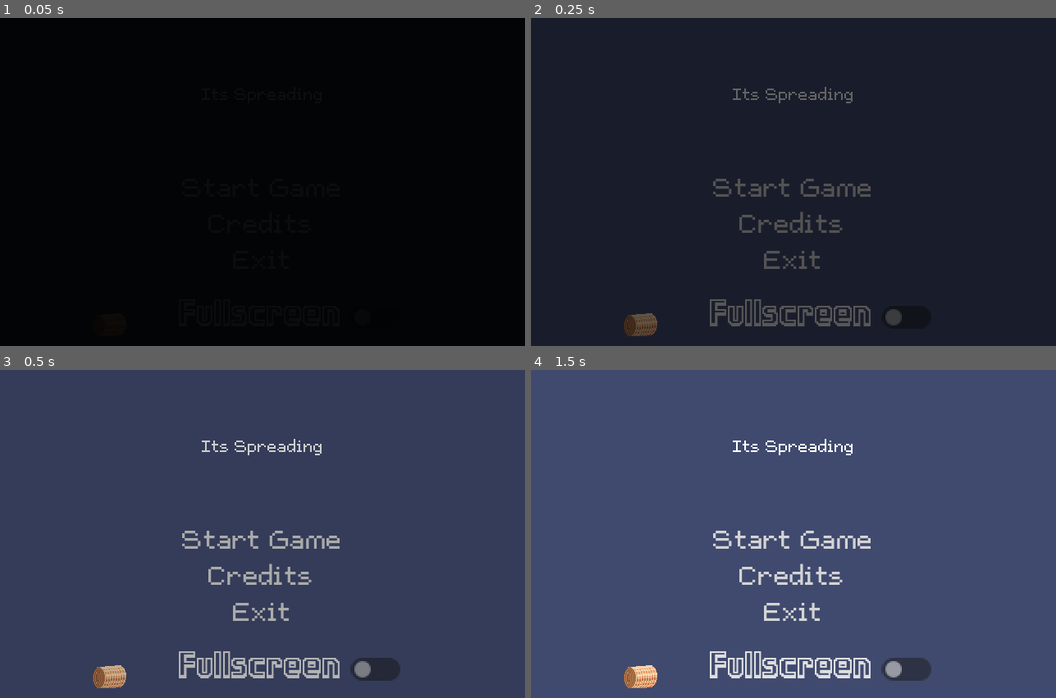
Above: before the commit, frames 1-4 (two rows, left to right).
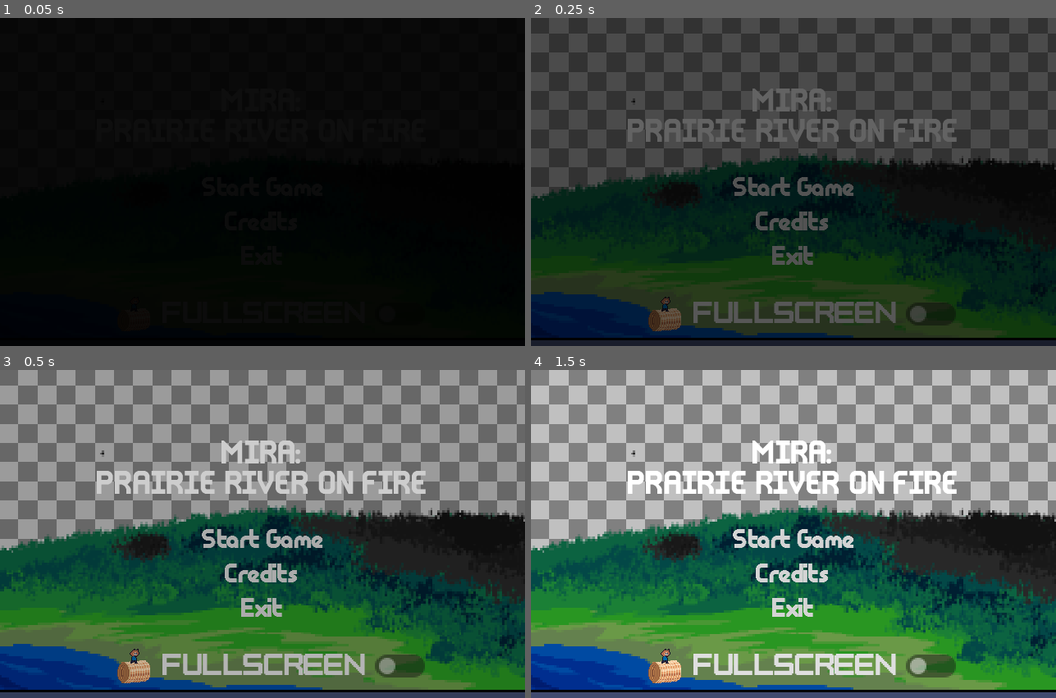
Above: after the commit, the same moments.

Repository: ColtonPhillips/its-spreading
Game: Godot game, scene res://scenes/gui/main_menu/main_menu.tscn
The game is run twice, just before and just after one commit, with the same random seed, the same clock (stepped at 60 frames per second) and the same inputs. Sound files missing from this copy of the repository are replaced by a short silence.
Inputs:
- Up to frame 1 (0.05 s): no input
- Up to frame 2 (0.25 s): no input
- Up to frame 3 (0.5 s): no input
- Up to frame 4 (1.5 s): hold D (move_right) 0.53-1.28 s; tap Enter at 1.25 s; hold S (move_down) from 1.28 s (still down)

The runs differ from the first frame. In frame 2, 74% of the frame differs, in the area x 0-100%, y 0-99%; in frame 3, 98%; in frame 4, 98%.

Commit message:
the more-goodening

Diff:
--- a/scenes/gui/main_menu/main_menu.tscn
+++ b/scenes/gui/main_menu/main_menu.tscn
@@ -1,20 +1,30 @@
-[gd_scene load_steps=16 format=3 uid="uid://c6djgc5rsd3g2"]
+[gd_scene load_steps=21 format=3 uid="uid://c6djgc5rsd3g2"]
 
 [ext_resource type="Script" path="res://scenes/gui/main_menu/main_menu.gd" id="2_7dbyw"]
 [ext_resource type="Theme" uid="uid://ybvdicuwr115" path="res://scenes/gui/main_menu/main_menu.tres" id="3_84nfo"]
 [ext_resource type="PackedScene" uid="uid://27phkm3uydxm" path="res://scenes/world.tscn" id="3_h4g7h"]
 [ext_resource type="PackedScene" uid="uid://51831lqhf2oq" path="res://scenes/gui/credits/credits.tscn" id="3_m02a8"]
+[ext_resource type="Texture2D" uid="uid://ccilmhs4gr7ct" path="res://res/art/main_menu/menu_background.png" id="4_h22au"]
 [ext_resource type="FontFile" uid="uid://dm3ughxiux3id" path="res://res/font/ttf/lowres/ChevyRay - Bird Seed.ttf" id="6_0fs6r"]
-[ext_resource type="Texture2D" uid="uid://6liiirbd1fed" path="res://res/art/gameplay/environment/hay_bale.png" id="6_024mt"]
-[ext_resource type="FontFile" uid="uid://pl05vf8mg4tl" path="res://res/font/ttf/detail/ChevyRay - Bubble Time.ttf" id="6_jha0i"]
+[ext_resource type="FontFile" uid="uid://bsgwxsvilbma6" path="res://res/font/ttf/highres/ChevyRay - Rise.ttf" id="6_3h4sx"]
+[ext_resource type="FontFile" uid="uid://btyeuqqrwnge2" path="res://res/font/ttf/highres/ChevyRay - Stapler.ttf" id="6_q755q"]
+[ext_resource type="FontFile" uid="uid://cm5u3vv7bosl2" path="res://res/font/ttf/highres/ChevyRay - Roundabout.ttf" id="7_3y3mg"]
+[ext_resource type="Texture2D" uid="uid://dqfy3boylpdxa" path="res://res/art/gui/iconography/hay_bale_cute.png" id="10_nnjmx"]
 
 [sub_resource type="Theme" id="Theme_xiyjw"]
 default_font = ExtResource("6_0fs6r")
 default_font_size = 10
 
+[sub_resource type="Theme" id="Theme_mc04k"]
+default_font = ExtResource("6_3h4sx")
+default_font_size = 14
+
+[sub_resource type="Theme" id="Theme_3mdx1"]
+default_font = ExtResource("7_3y3mg")
+
 [sub_resource type="Theme" id="Theme_r36pu"]
-default_font = ExtResource("6_jha0i")
-default_font_size = 22
+default_font = ExtResource("6_q755q")
+default_font_size = 13
 
 [sub_resource type="StyleBoxEmpty" id="StyleBoxEmpty_e0hpo"]
 
@@ -91,6 +101,12 @@
 start_game_scene = ExtResource("3_h4g7h")
 credits_scene = ExtResource("3_m02a8")
 
+[node name="Sprite2D" type="Sprite2D" parent="."]
+position = Vector2(-2, -3)
+scale = Vector2(0.73, 0.73)
+texture = ExtResource("4_h22au")
+offset = Vector2(242, 136.5)
+
 [node name="MainMenuContainer" type="CenterContainer" parent="."]
 anchors_preset = 15
 anchor_right = 1.0
@@ -106,24 +122,29 @@
 [node name="TitleLabel" type="Label" parent="MainMenuContainer/MenuLabelsContainer"]
 custom_minimum_size = Vector2(0, 50)
 layout_mode = 2
-text = "Its Spreading"
+theme = SubResource("Theme_mc04k")
+text = "MIRA:
+PRAIRIE RIVER ON FIRE"
 horizontal_alignment = 1
 
 [node name="StartGameLink" type="LinkButton" parent="MainMenuContainer/MenuLabelsContainer"]
 layout_mode = 2
 size_flags_horizontal = 4
+theme = SubResource("Theme_3mdx1")
 text = "Start Game"
 underline = 2
 
 [node name="CreditsLink" type="LinkButton" parent="MainMenuContainer/MenuLabelsContainer"]
 layout_mode = 2
 size_flags_horizontal = 4
+theme = SubResource("Theme_3mdx1")
 text = "Credits"
 underline = 2
 
 [node name="ExitLink" type="LinkButton" parent="MainMenuContainer/MenuLabelsContainer"]
 layout_mode = 2
 size_flags_horizontal = 4
+theme = SubResource("Theme_3mdx1")
 text = "Exit"
 underline = 2
 
@@ -134,16 +155,16 @@
 [node name="CheckButton" type="CheckButton" parent="MainMenuContainer/MenuLabelsContainer/Node2D"]
 custom_minimum_size = Vector2(200, 0)
 layout_direction = 2
-offset_left = -67.2906
-offset_top = 116.158
-offset_right = 132.709
-offset_bottom = 147.158
-tooltip_text = "big ole "
+offset_left = -1.28079
+offset_top = 113.202
+offset_right = 198.719
+offset_bottom = 144.202
+tooltip_text = "Thank you for playing my game!"
 theme = SubResource("Theme_r36pu")
 theme_override_styles/focus = SubResource("StyleBoxEmpty_e0hpo")
 shortcut = SubResource("Shortcut_u8gym")
 text = "Fullscreen"
-icon = ExtResource("6_024mt")
+icon = ExtResource("10_nnjmx")
 alignment = 2
 expand_icon = true
 
Binary file added: res/art/gui/iconography/hay_bale_cute.png
Not shown, changed: res/art/gui/iconography/hay_bale_cute.png.import
Renamed: res/art/gui/select_arrow.png -> res/art/gui/iconography/select_arrow.png
Not shown, added: res/art/gui/iconography/select_arrow.png.import
Binary file added: res/art/main_menu/menu_background.png
Not shown, added: res/art/main_menu/menu_background.png.import
